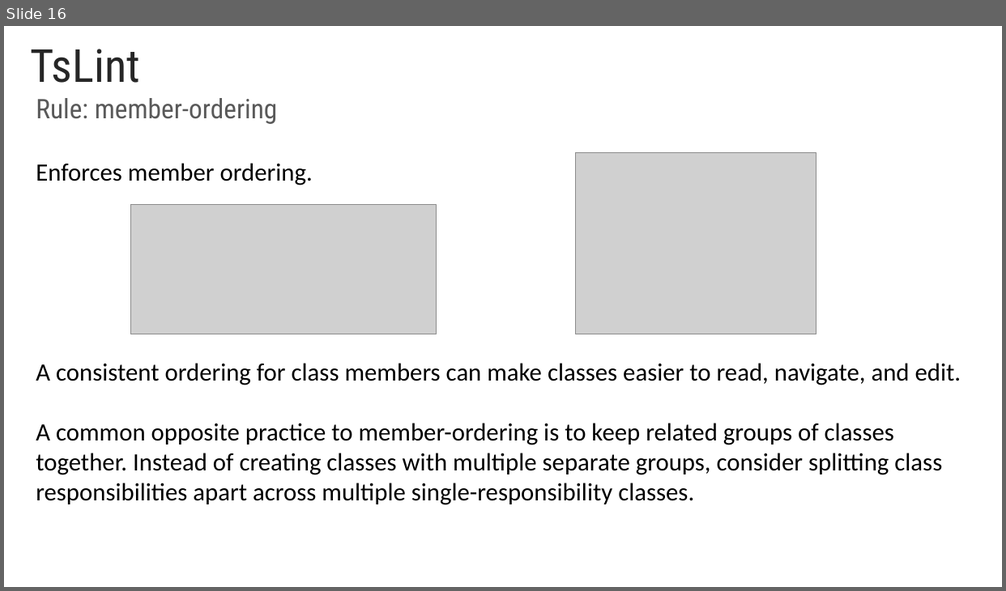
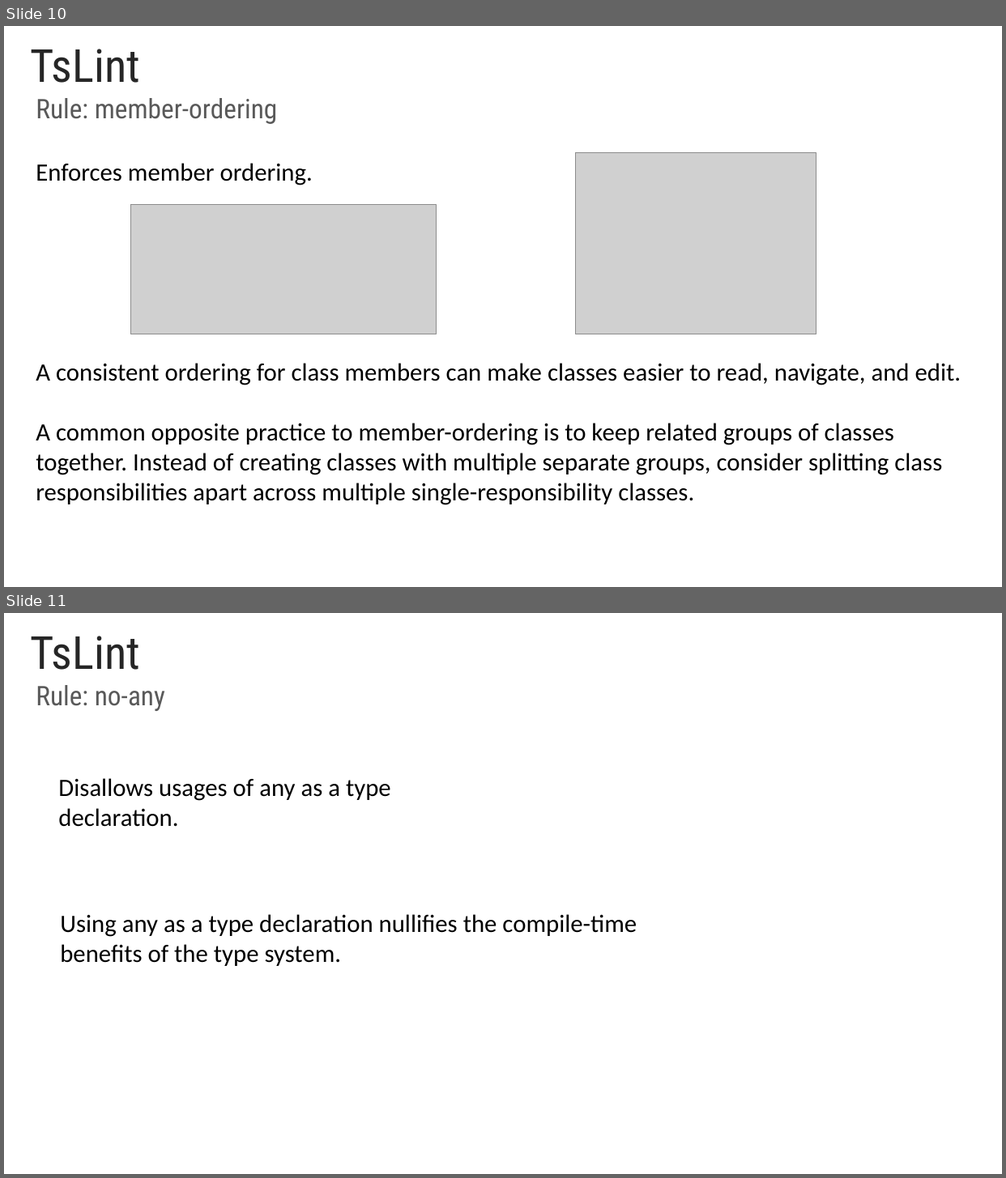
Before and after one commit to rached193/AngularWorkshop-20181116, a slide deck: 01_best_practices/01_best_practices.pptx. Shown one above the other, each under a label of ours: slide 16 before the commit, slides 10 and 11 after it. The pictures are 1006x591 and 1006x1178 pixels, drawn with LibreOffice and Linux fonts; fonts in the diff are those of the drawing; grey boxes stand for pictures; background and template pictures are left out. Boxes give left, top, right and bottom in pixels: in the first picture for what was removed or moved away, otherwise in the second. Text is boxed around its words. In the diff, an @@ line names an element or a change of style, - is before the commit and + after.

```diff
--- a/01_best_practices/01_best_practices.pptx
+++ b/01_best_practices/01_best_practices.pptx
@@ slide 11 added at bbox=[4, 613, 1002, 1174], background #FFFFFF @@
@@ title added at bbox=[31, 636, 140, 670], 44 pt, text #262626 @@
+TsLint
@@ text added at bbox=[36, 685, 165, 711], 26 pt, text #595959 @@
+Rule: no-any
@@ text added at bbox=[58, 778, 391, 827], 24 pt, text #000000 @@
+Disallows usages of any as a type declaration.
@@ text added at bbox=[60, 914, 637, 966], 24 pt, text #000000 @@
+Using any as a type declaration nullifies the compile-time benefits of the type system.
@@ what was slide 16 is now slide 10 @@
```
Also in this commit, not shown: 7 slides changed, 5 other slides added, 4 slides removed.
